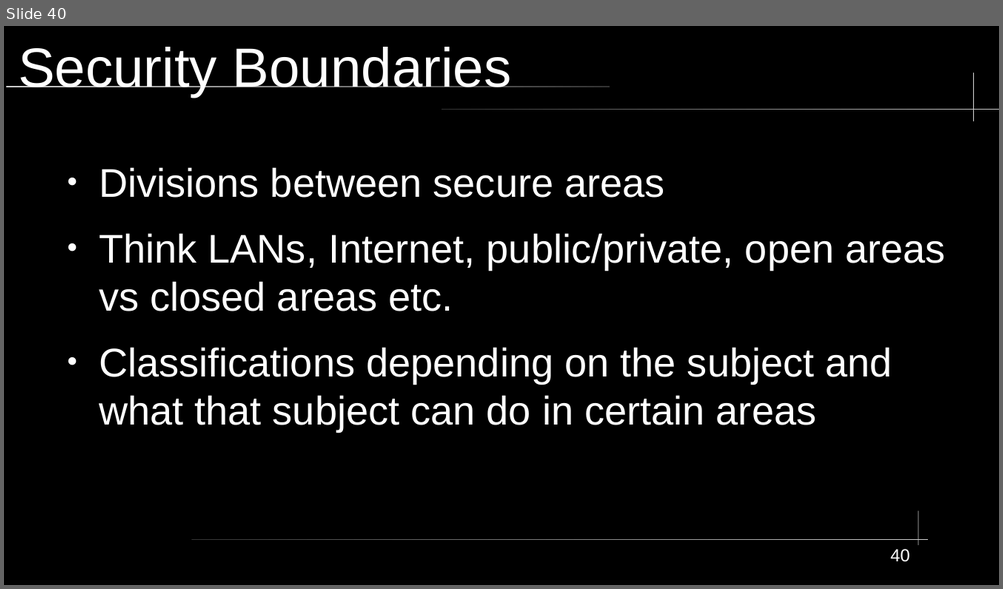
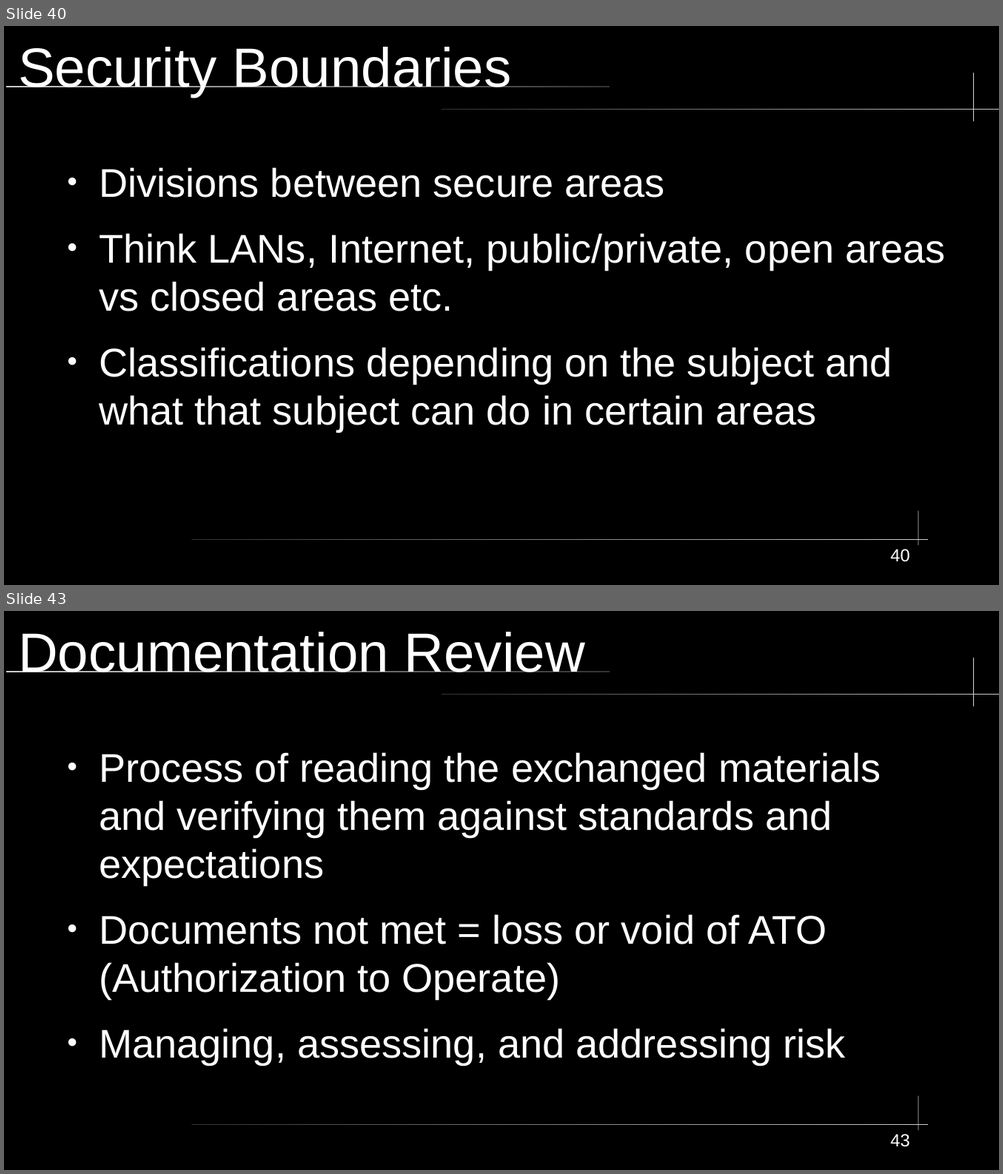
Before and after one commit to City-Colleges-of-Chicago-Cybersecurity/COMPSFI-214, a slide deck: 2026/Spring/powerpoints/Chapter-01-Security-Governance-Through-Principles-and-Policies.odp. Shown one above the other, each under a label of ours: slide 40 before the commit, slides 40 and 43 after it; the slides between them are not shown. The pictures are 1003x589 and 1003x1174 pixels, drawn with LibreOffice and Linux fonts; fonts in the diff are those of the drawing. Boxes give left, top, right and bottom in pixels: in the first picture for what was removed or moved away, otherwise in the second. Text is boxed around its words. In the diff, an @@ line names an element or a change of style, - is before the commit and + after.

```diff
--- a/2026/Spring/powerpoints/Chapter-01-Security-Governance-Through-Principles-and-Policies.odp
+++ b/2026/Spring/powerpoints/Chapter-01-Security-Governance-Through-Principles-and-Policies.odp
@@ slide 43 added at (4,611,999,1170), background #000000; not listed: 5 template elements that a slide beside it also shows @@
@@ title added at (18,632,585,672), 44 pt, text #FFFFFF @@
+Documentation Review
@@ text added at (99,752,881,1065), 32 pt, text #FFFFFF @@
+● Process of reading the exchanged materials and verifying them against standards and expectations
+● Documents not met = loss or void of ATO (Authorization to Operate)
+● Managing, assessing, and addressing risk
@@ page number added at (890,1134,909,1147), 14 pt, text #FFFFFF @@
+43
```
Also in this commit, not shown: 1 slide changed, 11 other slides added, 1 other file.
